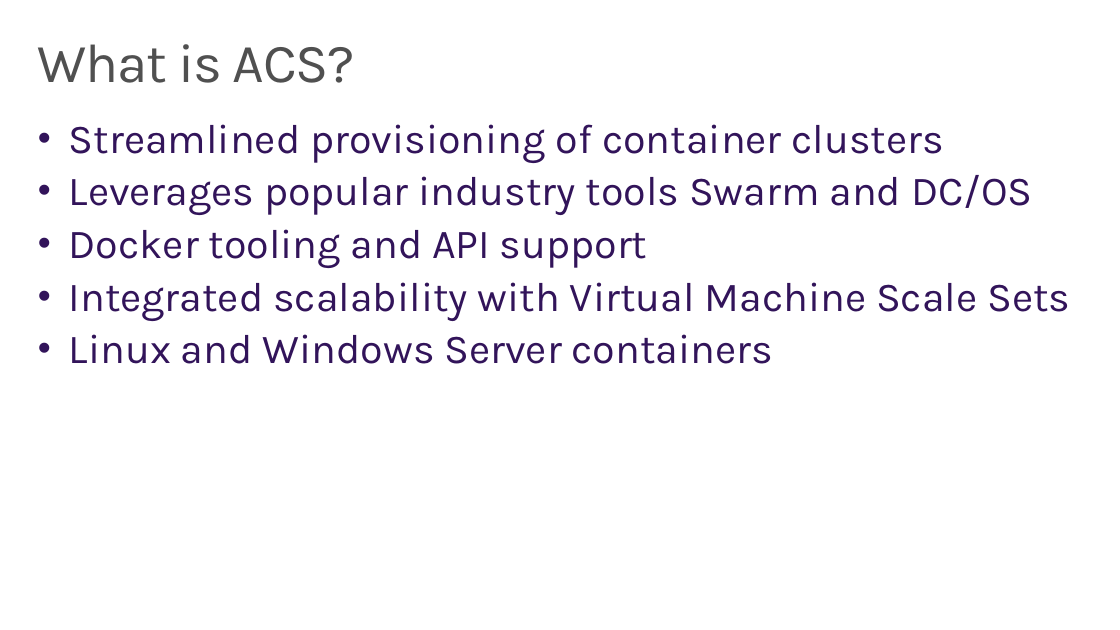
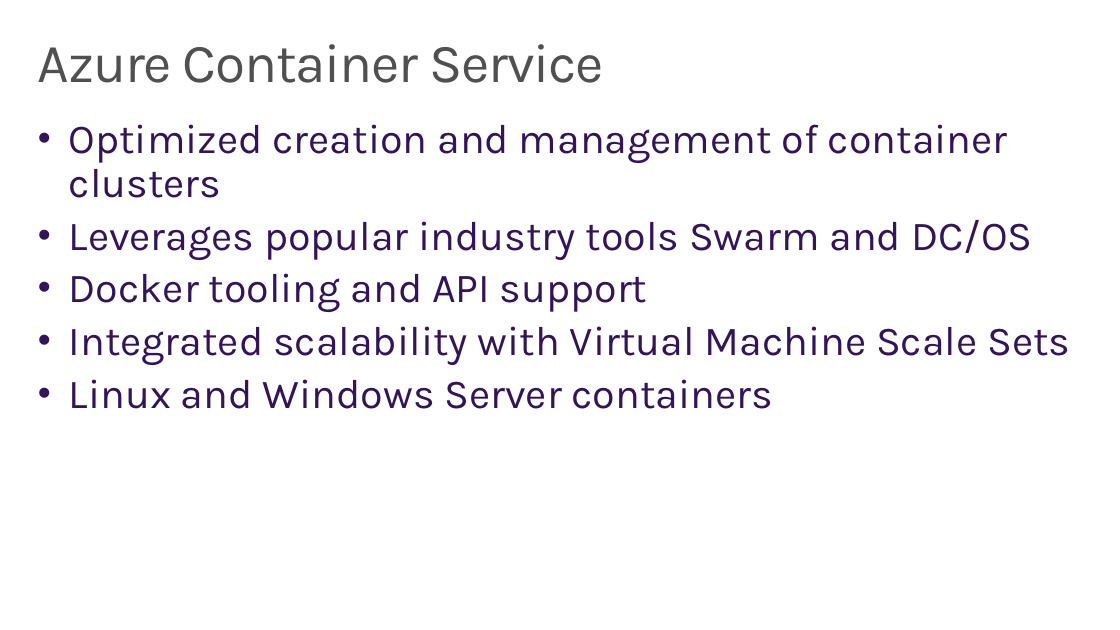
Before and after one commit to wely/DevCamp, a slide deck: slide 22 of Presentation/Module07-Containers.pptx. Drawn at 1120x630 pixels with LibreOffice and Linux fonts; fonts in the diff are those of the drawing; background and template pictures are left out. Boxes give left, top, right and bottom in pixels: in the first picture for what was removed or moved away, otherwise in the second. Text is boxed around its words. In the diff, an @@ line names an element or a change of style, - is before the commit and + after.

```diff
--- a/Presentation/Module07-Containers.pptx
+++ b/Presentation/Module07-Containers.pptx
@@ title at [38,44,604,83]: text changed @@
-What is ACS?
+Azure Container Service
@@ text at [69,124,1008,198]: text changed @@
-• Streamlined provisioning of container clusters
+• Optimized creation and management of container clusters
```
Also in this commit, not shown: 3 other slides changed, 2 slides added, 2 slides removed.
